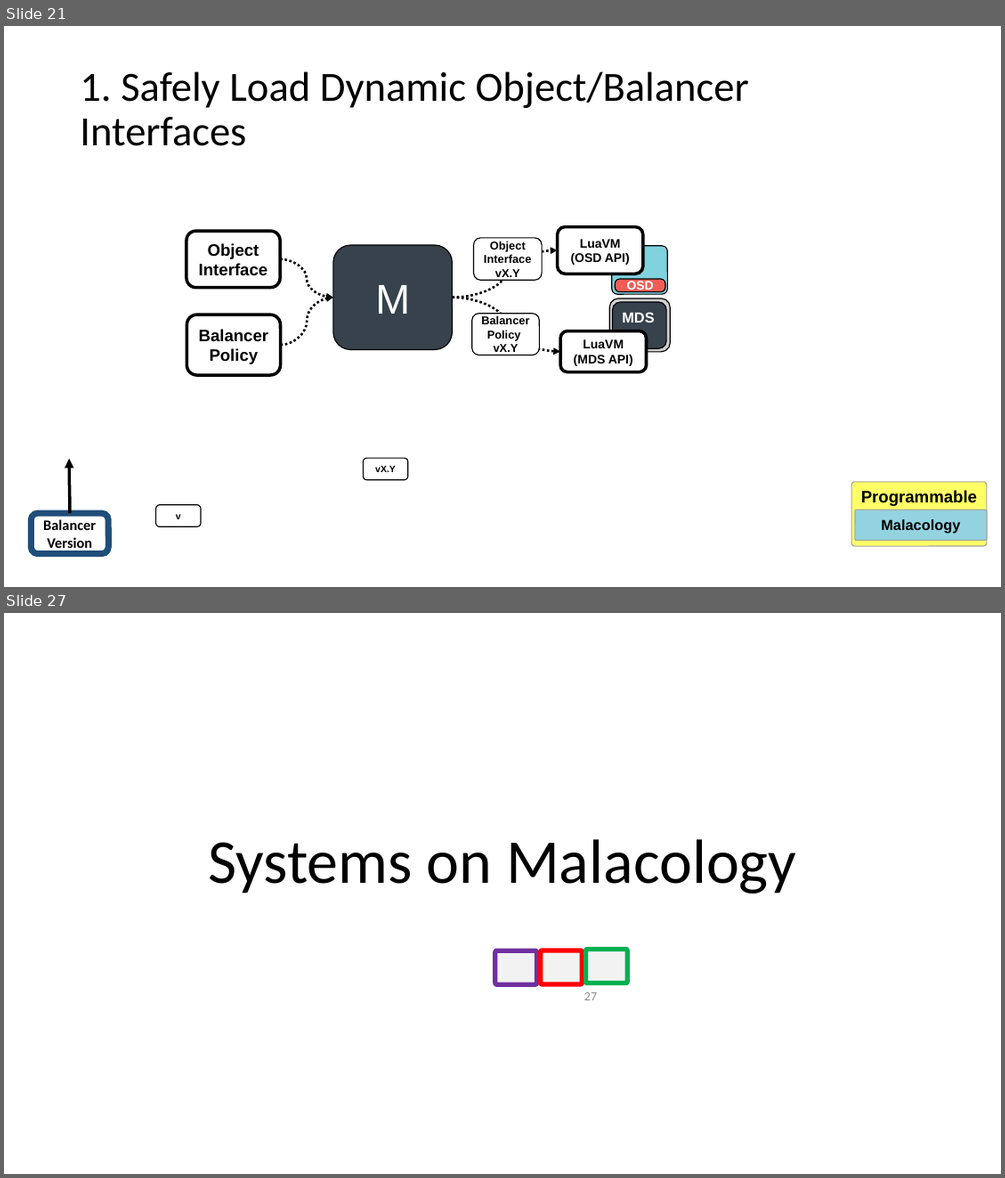
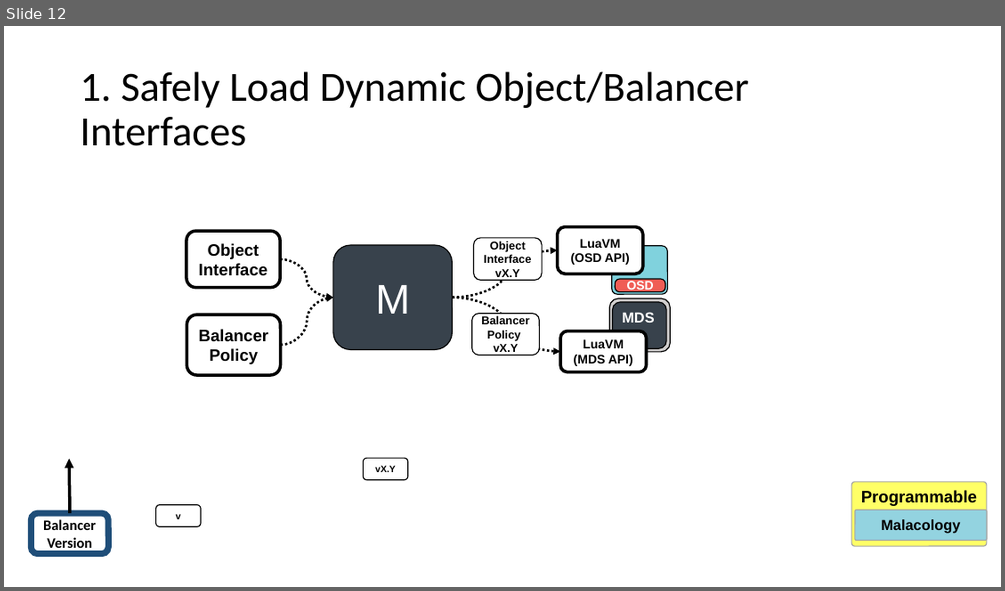
Before and after one commit to michaelsevilla/malacology-popper, a slide deck: paper/figures/figures.pptx. Shown one above the other, each under a label of ours: slides 21 and 27 before the commit, slide 12 after it; the slides between them are not shown. The pictures are 1005x1178 and 1005x591 pixels, drawn with LibreOffice and Linux fonts; fonts in the diff are those of the drawing; background and template pictures are left out. Boxes give left, top, right and bottom in pixels: in the first picture for what was removed or moved away, otherwise in the second. Text is boxed around its words. In the diff, an @@ line names an element or a change of style, - is before the commit and + after.

```diff
--- a/paper/figures/figures.pptx
+++ b/paper/figures/figures.pptx
@@ slide 27 removed at (x1=4, y1=613, x2=1001, y2=1174), background #FFFFFF @@
@@ title removed at (x1=208, y1=839, x2=796, y2=893) @@
-Systems on Malacology
@@ rounded rectangle removed at (x1=495, y1=950, x2=537, y2=984) @@
@@ rounded rectangle removed at (x1=541, y1=950, x2=582, y2=984) @@
@@ rounded rectangle removed at (x1=586, y1=949, x2=628, y2=982) @@
@@ page number removed at (x1=584, y1=992, x2=597, y2=1000) @@
-27
@@ rectangle removed at (x1=708, y1=1060, x2=1001, y2=1174) @@
@@ what was slide 21 is now slide 12 @@
```
Also in this commit, not shown: 2 slides added, 27 other slides removed, 3 other files.
